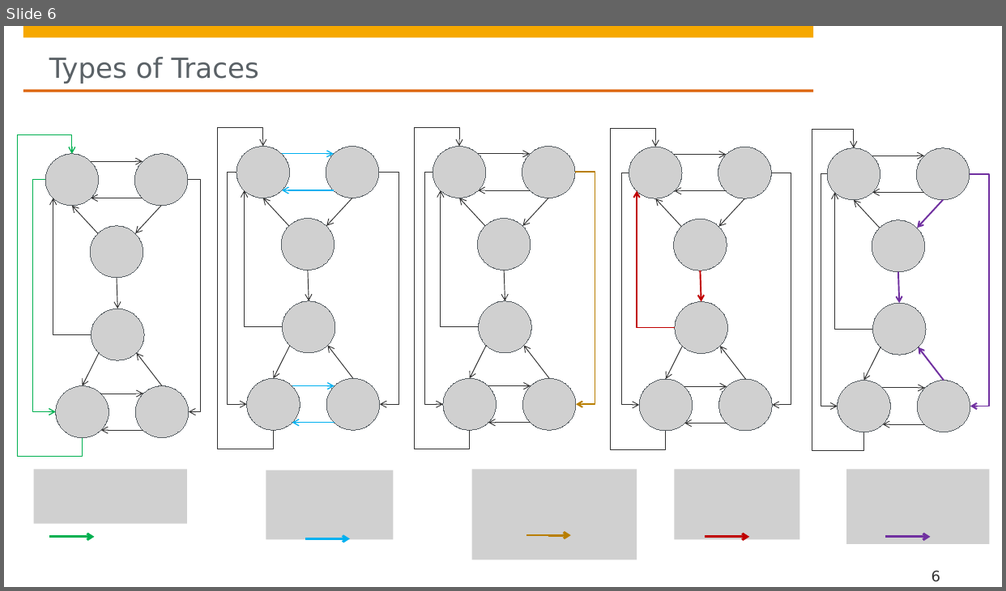
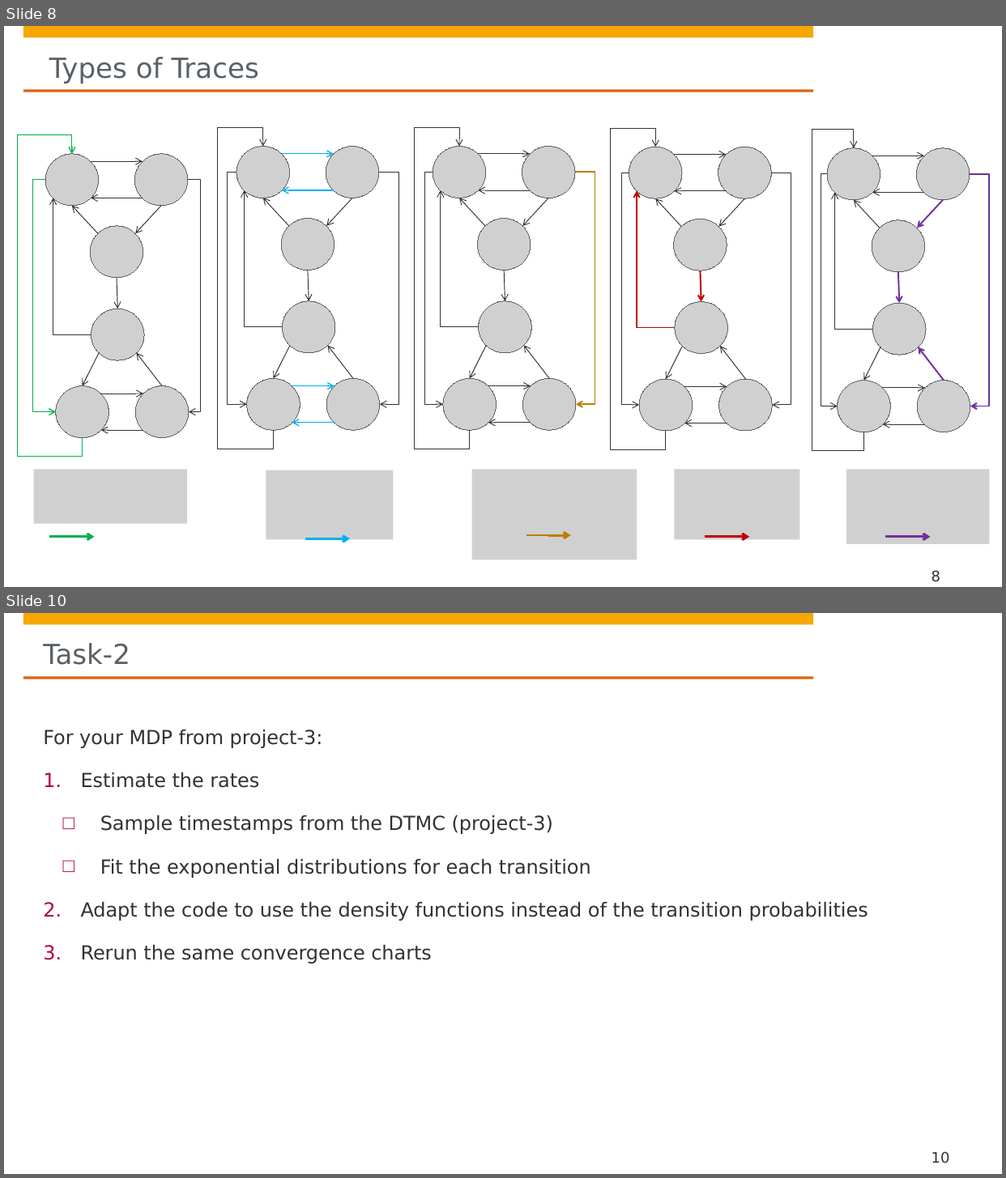
Before and after one commit to hpi-sam/HMM-Learning4SAS, a slide deck: projects/CTMC/P4 - Continuous Time Markov Chains.pptx. Shown one above the other, each under a label of ours: slide 6 before the commit, slides 8 and 10 after it; the slides between them are not shown. The pictures are 1006x591 and 1006x1178 pixels, drawn with LibreOffice and Linux fonts; fonts in the diff are those of the drawing; grey boxes stand for pictures; background and template pictures are left out. Boxes give left, top, right and bottom in pixels: in the first picture for what was removed or moved away, otherwise in the second. Text is boxed around its words. In the diff, an @@ line names an element or a change of style, - is before the commit and + after.

```diff
--- a/projects/CTMC/P4 - Continuous Time Markov Chains.pptx
+++ b/projects/CTMC/P4 - Continuous Time Markov Chains.pptx
@@ slide 10 added at <box>4,613,1002,1174</box>, background #FFFFFF; not listed: 4 template elements that a slide beside it also shows @@
@@ title added at <box>43,643,130,665</box>, 26.7 pt, text #5A6166 @@
+Task-2
@@ text added at <box>43,729,868,964</box>, 18.7 pt, text #323232 @@
+For your MDP from project-3:
+1. Estimate the rates
+  □ Sample timestamps from the DTMC (project-3)
+  □ Fit the exponential distributions for each transition
+2. Adapt the code to use the density functions instead of the transition probabilities
+3. Rerun the same convergence charts
@@ page number added at <box>931,1152,950,1164</box>, 14 pt, text #323232 @@
+10
@@ what was slide 6 is now slide 8 @@
@@ page number at <box>931,570,940,582</box>: text changed @@
-6
+8
```
Also in this commit, not shown: 2 slides changed, 3 other slides added, 1 slide removed.
